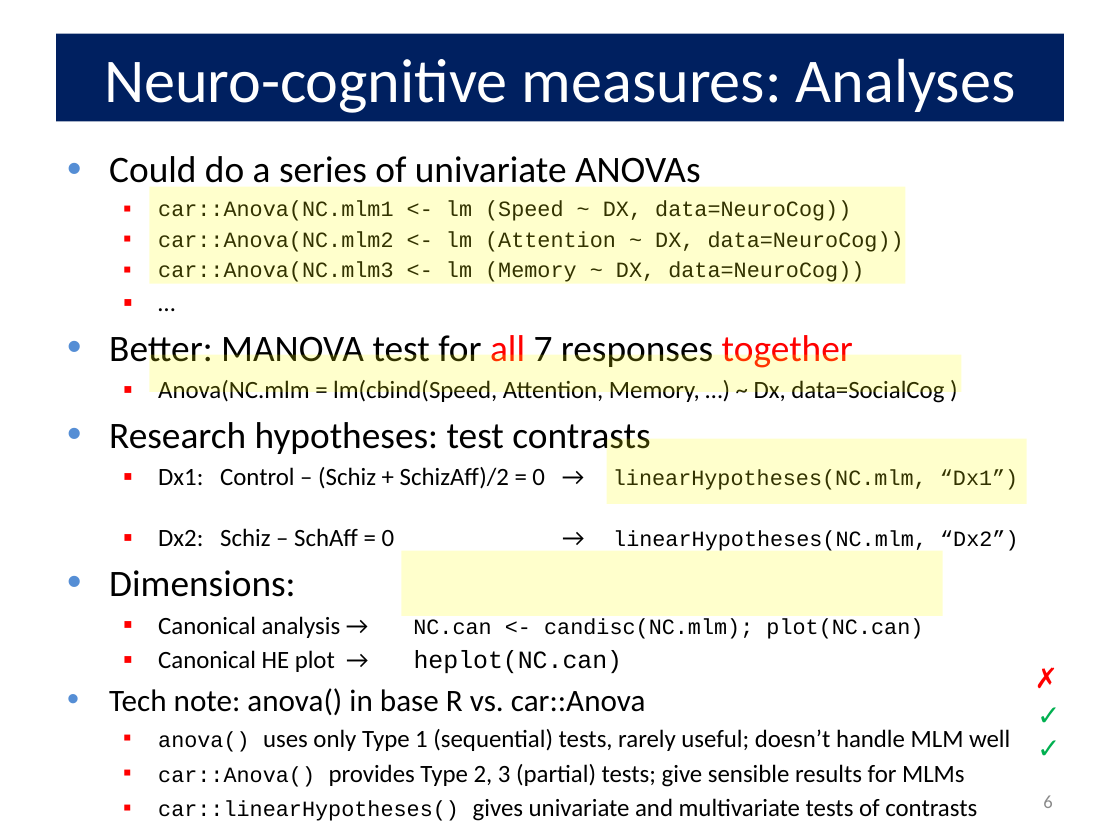
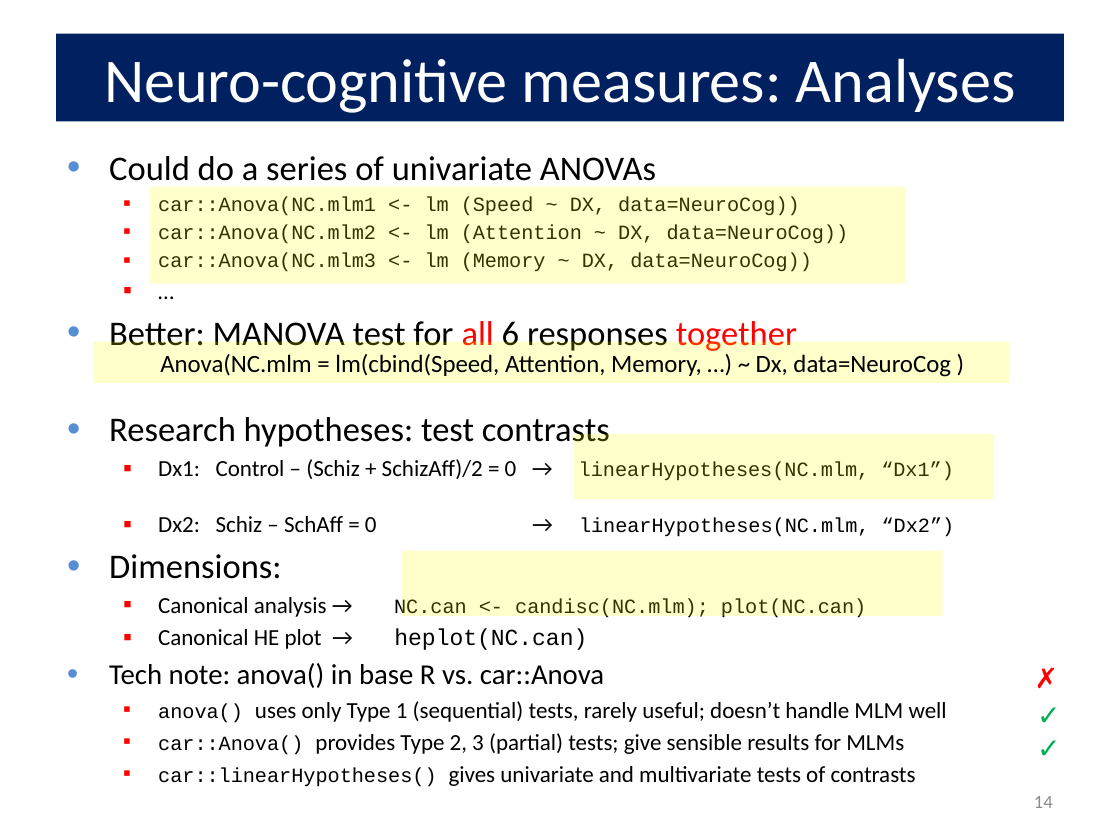
Before and after one commit to friendly/VisMLM-course, a slide deck: slide 14 of lectures/lecture3.pptx (slide 6 before the commit). Drawn at 1120x840 pixels with LibreOffice and Linux fonts; fonts in the diff are those of the drawing. Boxes give left, top, right and bottom in pixels: in the first picture for what was removed or moved away, otherwise in the second. Text is boxed around its words. In the diff, an @@ line names an element or a change of style, - is before the commit and + after.

```diff
--- a/lectures/lecture3.pptx
+++ b/lectures/lecture3.pptx
@@ text at (109, 156, 955, 787): size 24 to 22.2 pt in "Could do a series of univariate ANOVAs", "Research hypotheses: test contrasts", "Dimensions:"; size 14 to 12.9 pt in "car::Anova(NC.mlm1 <- lm (Speed ~ DX, data=NeuroCog))", "car::Anova(NC.mlm2 <- lm (Attention ~ DX, data=NeuroCog))", "car::Anova(NC.mlm3 <- lm (Memory ~ DX, data=NeuroCog))", "linearHypotheses(NC.mlm, “Dx1”)" and 5 more places; size 16 to 14.8 pt in "…", "Dx1: Control – (Schiz + SchizAff)/2 = ...", "Dx2: Schiz – SchAff = 0 →", "Canonical analysis →" and 4 more places; size 20 to 18.5 pt in "Tech note: anova() in base R vs. ..." @@
@@ text at (109, 316, 797, 353): text changed; size 16 to 22.2 pt @@
-• Better: MANOVA test for all 7 responses together
-  ▪ Anova(NC.mlm = lm(cbind(Speed, Attention, Memory, …) ~ Dx, data=SocialCog )
+• Better: MANOVA test for all 6 responses together
@@ rectangle added at (93, 342, 1008, 383), fill #FFFF00 at 20% opacity, 16 pt, text #000000 @@
+  Anova(NC.mlm = lm(cbind(Speed, Attention, Memory, …) ~ Dx, data=NeuroCog )
@@ rectangle removed at (149, 355, 961, 392) @@
@@ rectangle: place and size @@
-rectangle at (607, 439, 1027, 504)
+rectangle at (575, 433, 995, 498)
@@ page number at (1034, 796, 1053, 808): text changed @@
-6
+14
```
Also in this commit, not shown: 5 other slides changed, 11 slides added, 33 other files.
